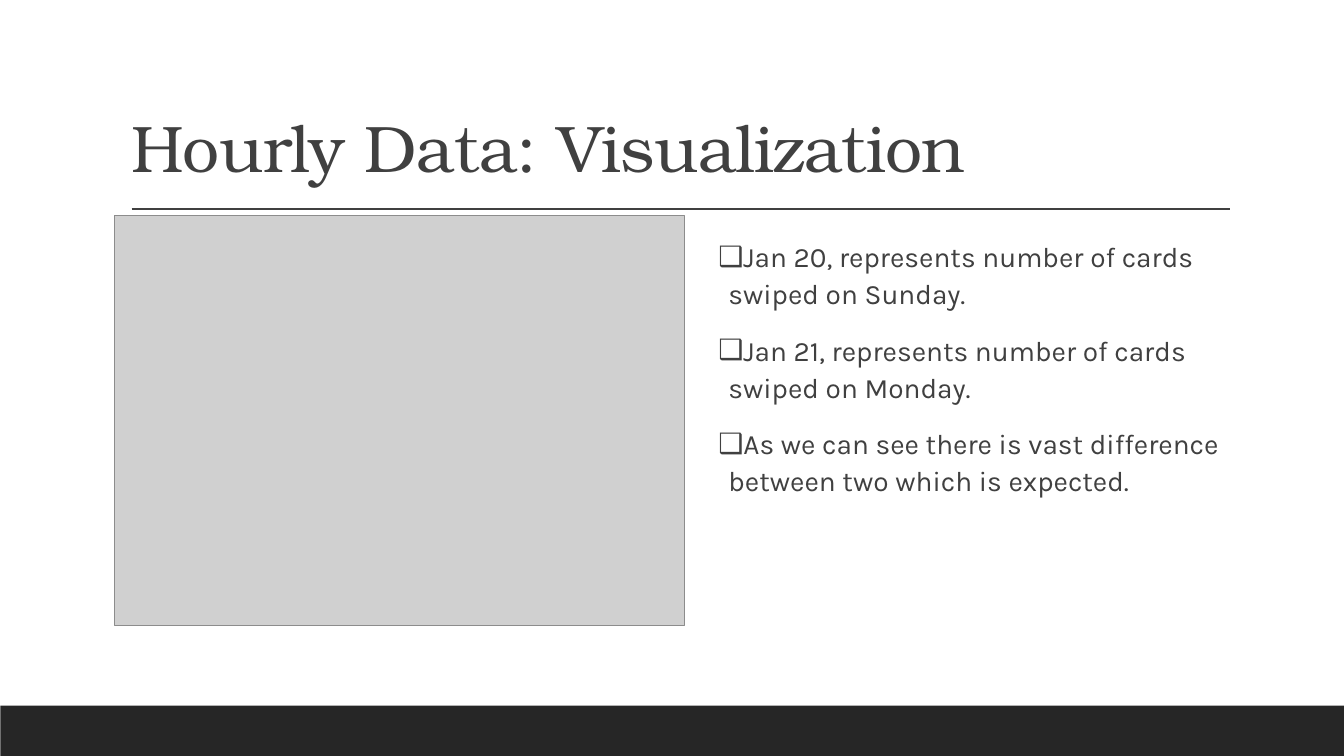
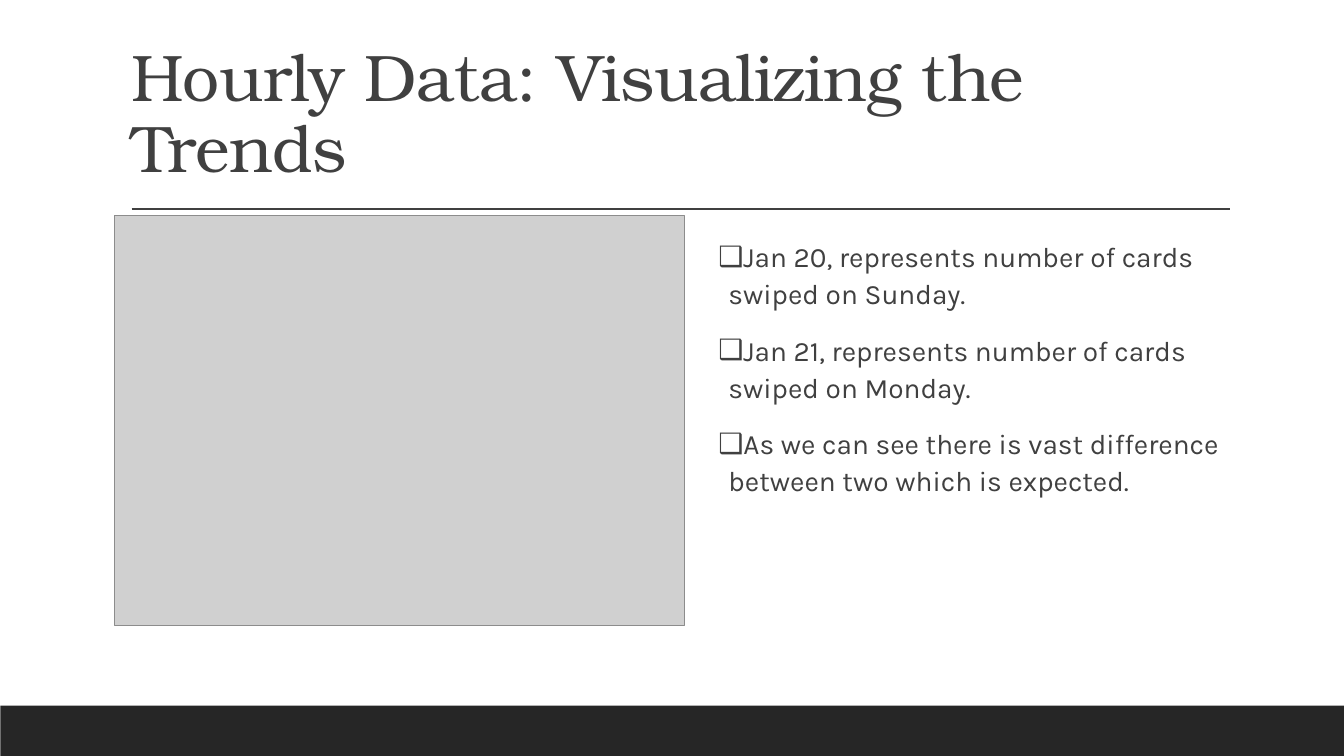
Before and after one commit to tdesai1969/Building_Utilization, a slide deck: slide 8 of Chicago Office Building.pptx (slide 10 before the commit). Drawn at 1344x756 pixels with LibreOffice and Linux fonts; fonts in the diff are those of the drawing; grey boxes stand for pictures. Boxes give left, top, right and bottom in pixels: in the first picture for what was removed or moved away, otherwise in the second. Text is boxed around its words. In the diff, an @@ line names an element or a change of style, - is before the commit and + after.

```diff
--- a/Chicago Office Building.pptx
+++ b/Chicago Office Building.pptx
@@ title at (x1=131, y1=54, x2=1025, y2=173): text changed @@
-Hourly Data: Visualization
+Hourly Data: Visualizing the Trends
```
Also in this commit, not shown: 3 other slides changed, 1 slide added, 2 slides removed.
